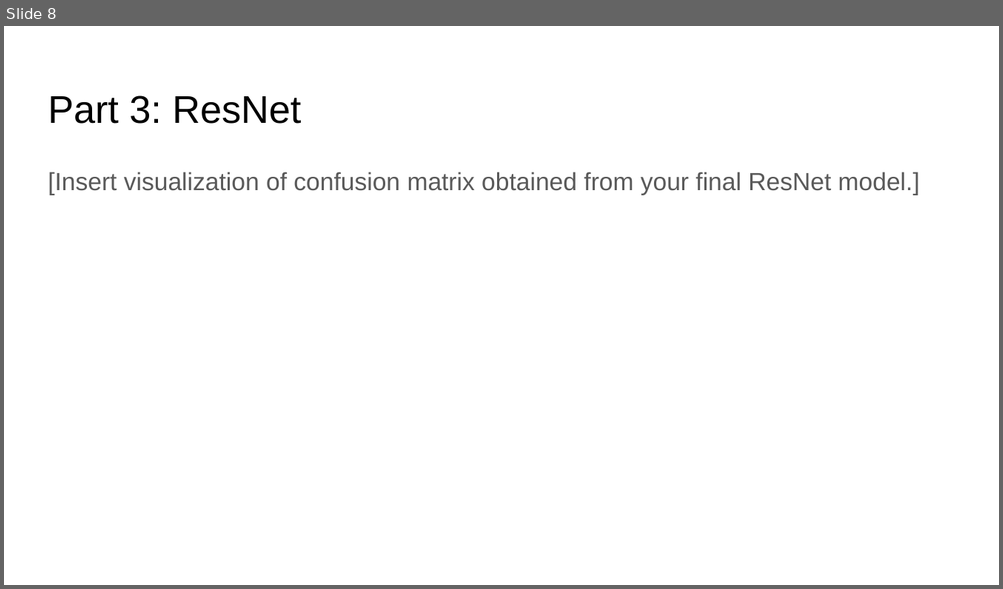
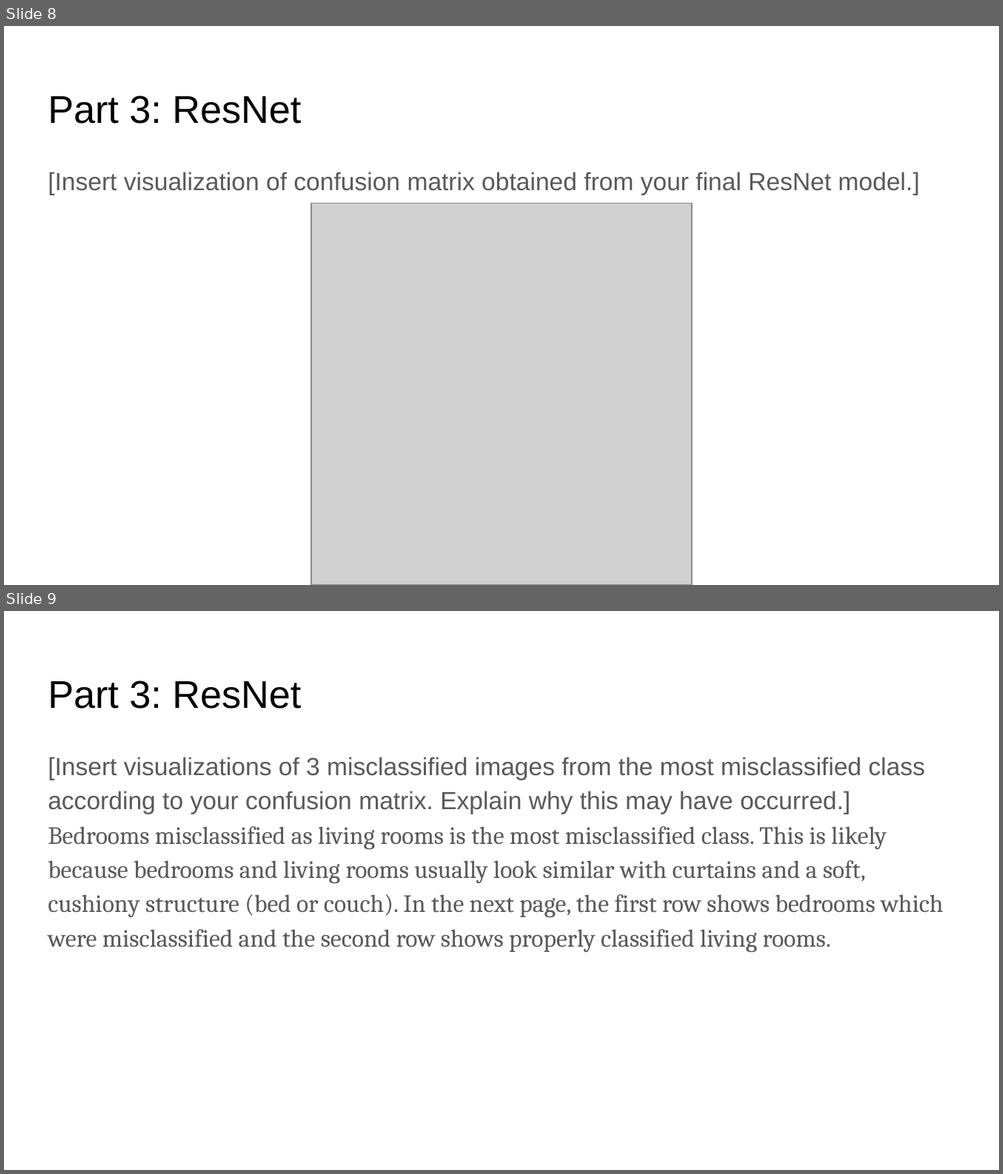
Before and after one commit to ShuvoNewaz/CS-6476-Projects-Fall2022, a slide deck: docs/proj4_report.pptx. Shown one above the other, each under a label of ours: slide 8 before the commit, slides 8 and 9 after it. The pictures are 1003x589 and 1003x1174 pixels, drawn with LibreOffice and Linux fonts; fonts in the diff are those of the drawing; grey boxes stand for pictures. Boxes give left, top, right and bottom in pixels: in the first picture for what was removed or moved away, otherwise in the second. Text is boxed around its words. In the diff, an @@ line names an element or a change of style, - is before the commit and + after.

```diff
--- a/docs/proj4_report.pptx
+++ b/docs/proj4_report.pptx
@@ slide 9 added at bbox=[4, 611, 999, 1170], background #FFFFFF @@
@@ title added at bbox=[48, 681, 301, 709], 28 pt, text #000000 @@
+Part 3: ResNet
@@ text added at bbox=[48, 757, 943, 953], 18 pt, text #595959 @@
+[Insert visualizations of 3 misclassified images from the most misclassified class according to your confusion matrix. Explain why this may have occurred.]
+Bedrooms misclassified as living rooms is the most misclassified class. This is likely because bedrooms and living rooms usually look similar with curtains and a soft, cushiony structure (bed or couch). In the next page, the first row shows bedrooms which were misclassified and the second row shows properly classified living rooms.
@@ slide 8 changed as well @@
@@ picture added at bbox=[311, 203, 691, 585] @@
```
Also in this commit, not shown: 13 other slides changed, 14 other files.
